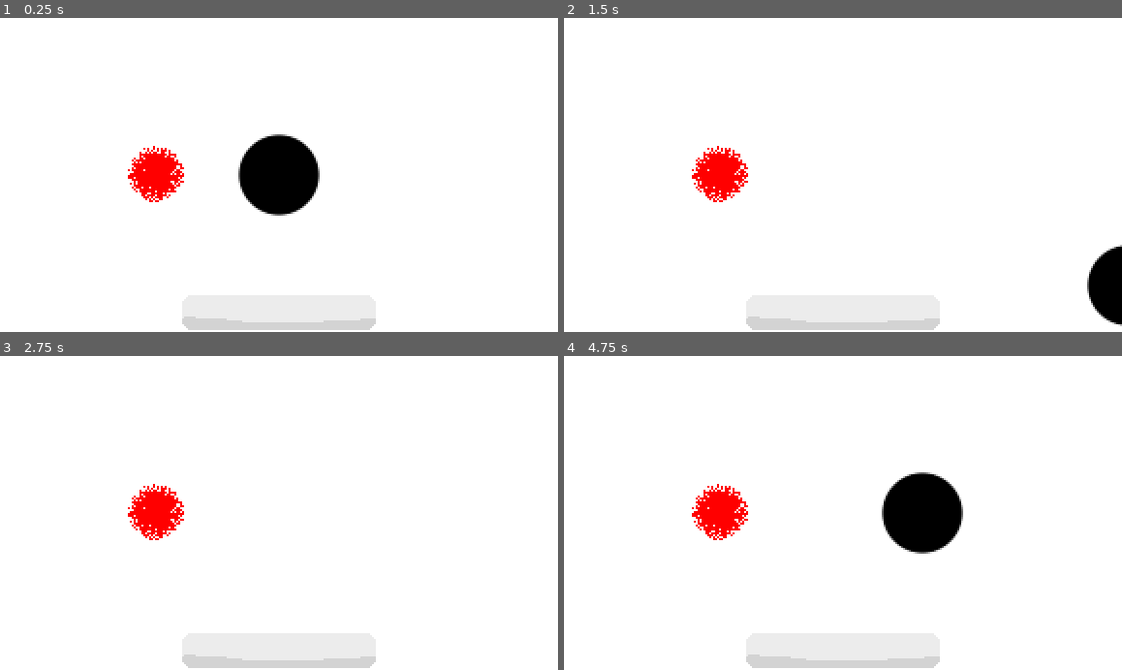
Above: before the commit, frames 1-4 (two rows, left to right).
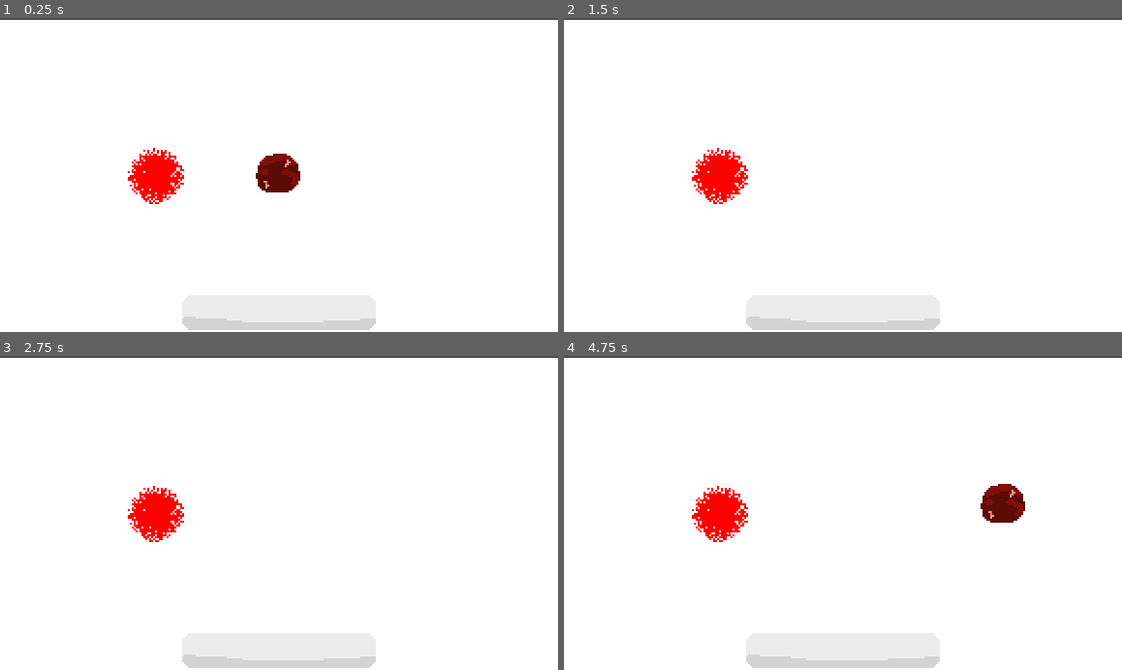
Above: after the commit, the same moments.

Repository: fawfle/blood-jam-cu
Game: Godot game, scene res://scenes/main.tscn
Two runs of this game, one before a commit and one after it. Both use one fixed random seed, a clock stepped at 60 frames per second and the inputs below.
Inputs:
- Up to frame 1 (0.25 s): no input
- Up to frame 2 (1.5 s): tap Enter at 0.5 s; hold D (right) 0.53-1.28 s; tap Shift (dash) at 0.6, 1.35 s; hold S (backward) from 1.28 s (still down)
- Up to frame 3 (2.75 s): tap Space at 2 s; release S (backward) at 2.03 s; hold D (right) from 2.03 s (still down); tap Shift (dash) at 2.1 s
- Up to frame 4 (4.75 s): tap Enter at 2.75, 4.25 s; release D (right) at 2.78 s; hold W (forward) 2.78-3.53 s; tap Shift (dash) at 2.85, 3.6, 4.35 s; tap Space at 3.5 s; hold A (left) from 3.53 s (still down)

The runs differ from the first frame. In frame 1, 4.0% of the frame differs, in the area x 0-100%, y 0-63%; in frame 2, 2.2%; in frame 3, 1.0%; in frame 4, 4.8%.

Commit message:
player movement basic

Diff:
--- a/scenes/main.tscn
+++ b/scenes/main.tscn
@@ -9,6 +9,7 @@
 [node name="Camera2D" type="Camera2D" parent="."]
 
 [node name="Floor" parent="." instance=ExtResource("1_0wfyh")]
+position = Vector2(0, 1)
 
 [node name="Player" parent="." instance=ExtResource("1_o5qli")]
 
--- a/scenes/player/player.gd
+++ b/scenes/player/player.gd
@@ -1,36 +1,43 @@
 extends CharacterBody2D
 
-@export var speed := 200.0
-@export var dash_multiplier := 10.0
+@export var move_acceleration: float = 400.0
+@export var stop_acceleration: float = 800.0
+@export var max_speed: float = 500.0
+
+
+@export var min_dash_speed: float = 200
+## amount of previous speed to keep when dashing
+@export var dash_multiplier: float = 0.2
+
+## damping applied on bounce
+@export var bounce_multiplier: float = 0.8
+
+var last_movement_input: Vector2 = Vector2.RIGHT
 var movement_input := Vector2.ZERO
 
 func _physics_process(delta: float) -> void:
-	#velocity = Vector3(movement_input.x,0,movement_input.y) * base_speed
-	move_logic(delta)
+	movement_input = Input.get_vector("left", "right", "forward", "backward")
+	if movement_input != Vector2.ZERO: last_movement_input = movement_input
+
+	var target_velocity: Vector2 = movement_input * max_speed
+	var acceleration: float = move_acceleration if movement_input != Vector2.ZERO else stop_acceleration
+	velocity = velocity.move_toward(target_velocity, acceleration * delta)
+
+	if Input.is_action_just_pressed("dash"):
+		dash()
+
+	var previous_velocity: Vector2 = velocity
 	move_and_slide()
 
-func move_logic(delta) -> void:
-	movement_input = Input.get_vector("left", "right", "forward", "backward")
-	var vel_2d = Vector2(velocity.x, velocity.y)
-	if movement_input != Vector2.ZERO:
-		vel_2d += movement_input * speed * delta
-		vel_2d = vel_2d.limit_length(speed)
-		velocity.x = vel_2d.x
-		velocity.y = vel_2d.y
-	else:
-		vel_2d = vel_2d.move_toward(Vector2.ZERO, speed * 4.0 * delta)
-		velocity.x = vel_2d.x
-		velocity.y = vel_2d.y
-	if Input.is_action_just_pressed("dash"):
-		dash_logic(vel_2d)
-	if is_on_wall():
-		vel_2d = vel_2d.bounce() * speed
-		velocity.x = vel_2d.x
-		velocity.y = vel_2d.y
+	var collision := get_last_slide_collision()
+	if collision != null: bounce(previous_velocity, collision)
 
-func dash_logic(vel_2d) -> void:
-	print("Input read")
-	movement_input = Input.get_vector("left", "right", "forward", "backward")
-	vel_2d = movement_input * vel_2d.length() * dash_multiplier
-	velocity.x = vel_2d.x
-	velocity.y = vel_2d.y
+func bounce(previous_velocity: Vector2, collision: KinematicCollision2D):
+	velocity = -previous_velocity.reflect(collision.get_normal()) * bounce_multiplier
+	print(velocity)
+	move_and_slide()
+
+func dash() -> void:
+	# use the last movement input for if player isn't holding a direction
+	var dash_speed: float = max(velocity.length(), min_dash_speed)
+	velocity = last_movement_input * dash_speed + (velocity * dash_multiplier)
--- a/scenes/player/player.tscn
+++ b/scenes/player/player.tscn
@@ -1,25 +1,16 @@
-[gd_scene load_steps=5 format=3 uid="uid://c0xl0mbw34dfe"]
+[gd_scene load_steps=4 format=3 uid="uid://c0xl0mbw34dfe"]
 
 [ext_resource type="Script" uid="uid://bf7y8ggmj0n0g" path="res://scenes/player/player.gd" id="1_8afob"]
-
-[sub_resource type="Gradient" id="Gradient_8afob"]
-offsets = PackedFloat32Array(0, 0.45308474, 0.47419995, 1)
-colors = PackedColorArray(0, 0, 0, 1, 0, 0, 0, 1, 0.14509805, 0.14509805, 0.14509805, 0, 1, 1, 1, 0)
-
-[sub_resource type="GradientTexture2D" id="GradientTexture2D_dovo2"]
-gradient = SubResource("Gradient_8afob")
-fill = 1
-fill_from = Vector2(0.5, 0.5)
-metadata/_snap_enabled = true
+[ext_resource type="Texture2D" uid="uid://bm24yxn6r6ubk" path="res://sprites/player-mid-single.png" id="2_dovo2"]
 
 [sub_resource type="CircleShape2D" id="CircleShape2D_x7p2l"]
-radius = 20.024984
+radius = 12.0
 
 [node name="Player" type="CharacterBody2D"]
 script = ExtResource("1_8afob")
 
 [node name="Sprite2D" type="Sprite2D" parent="."]
-texture = SubResource("GradientTexture2D_dovo2")
+texture = ExtResource("2_dovo2")
 
 [node name="CollisionShape2D" type="CollisionShape2D" parent="."]
 shape = SubResource("CircleShape2D_x7p2l")
